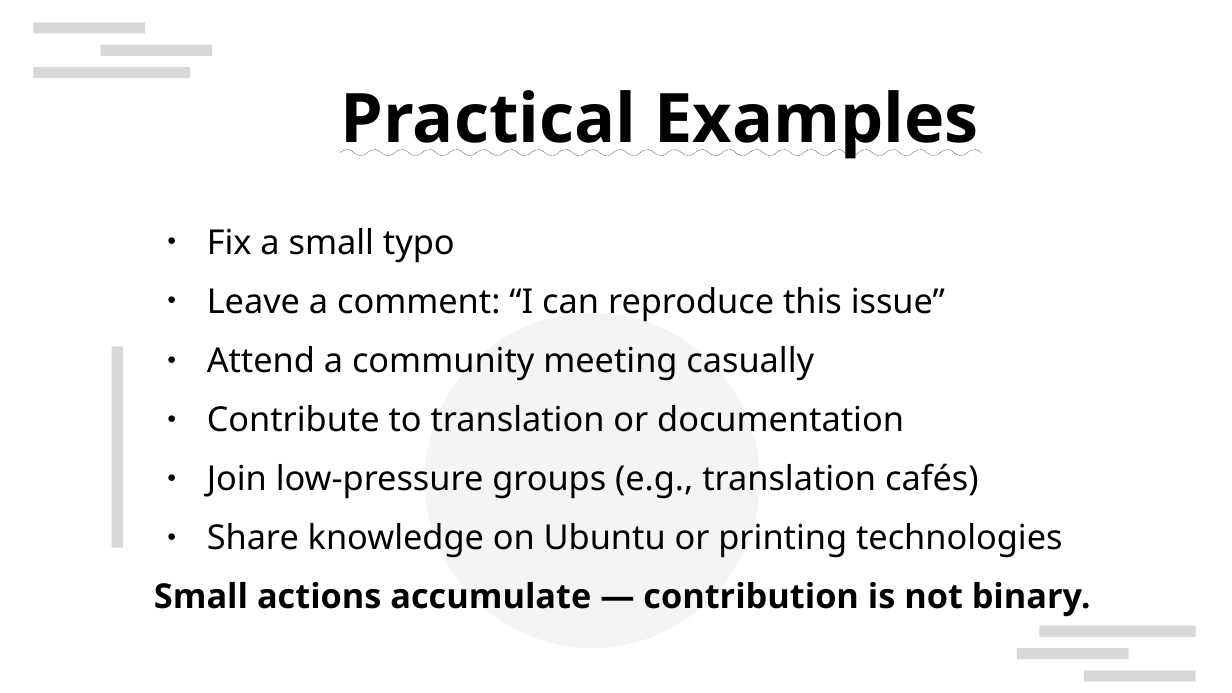
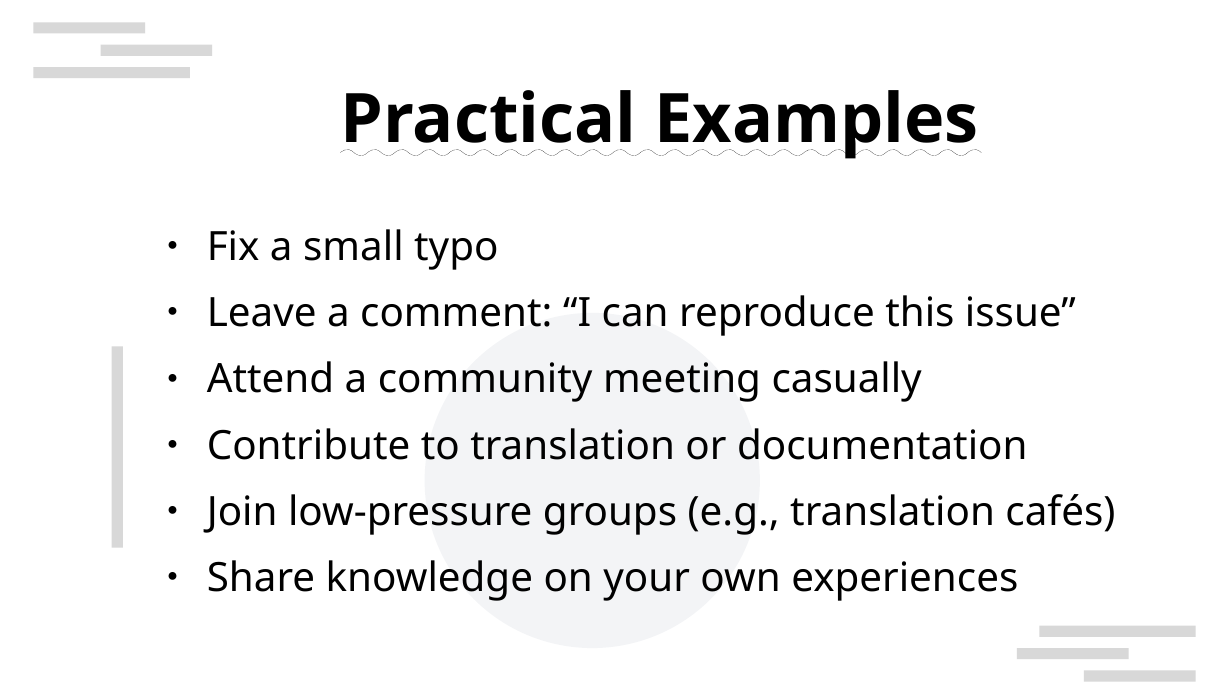
Before and after one commit to naruoga/presentations, a slide deck: slide 9 of FOSSASIA2026-yuru-participation.odp (slide 8 before the commit). Drawn at 1232x693 pixels with LibreOffice and Linux fonts; fonts in the diff are those of the drawing; background and template pictures are left out. Boxes give left, top, right and bottom in pixels: in the first picture for what was removed or moved away, otherwise in the second. Text is boxed around its words. In the diff, an @@ line names an element or a change of style, - is before the commit and + after.

```diff
--- a/FOSSASIA2026-yuru-participation.odp
+++ b/FOSSASIA2026-yuru-participation.odp
@@ text at [207,229,1115,535]: size 22.1 to 26 pt in "Fix a small typo", "Leave a comment: “I can reproduce this ...", "Attend a community meeting casually", "Contribute to translation or documentation" and 1 more places @@
@@ text at [207,560,1018,601]: text changed; size 22.1 to 26 pt; bold off @@
-● Share knowledge on Ubuntu or printing technologies
-Small actions accumulate — contribution is not binary.
+● Share knowledge on your own experiences
```
Also in this commit, not shown: 9 other slides changed, 1 slide added.
